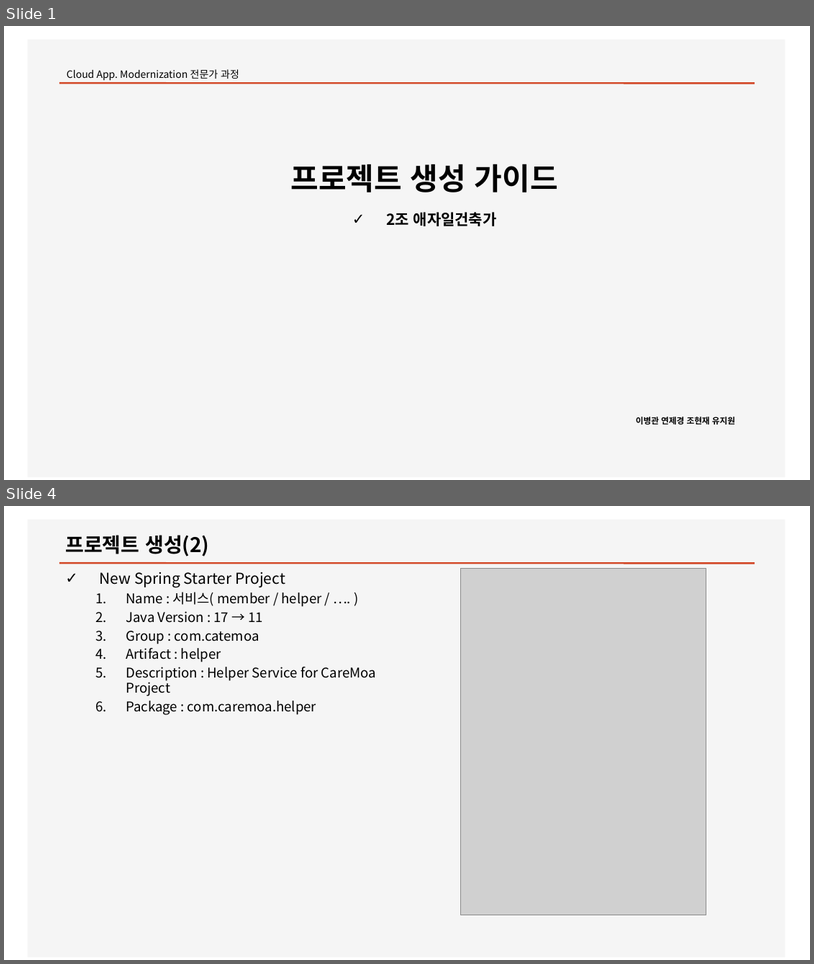
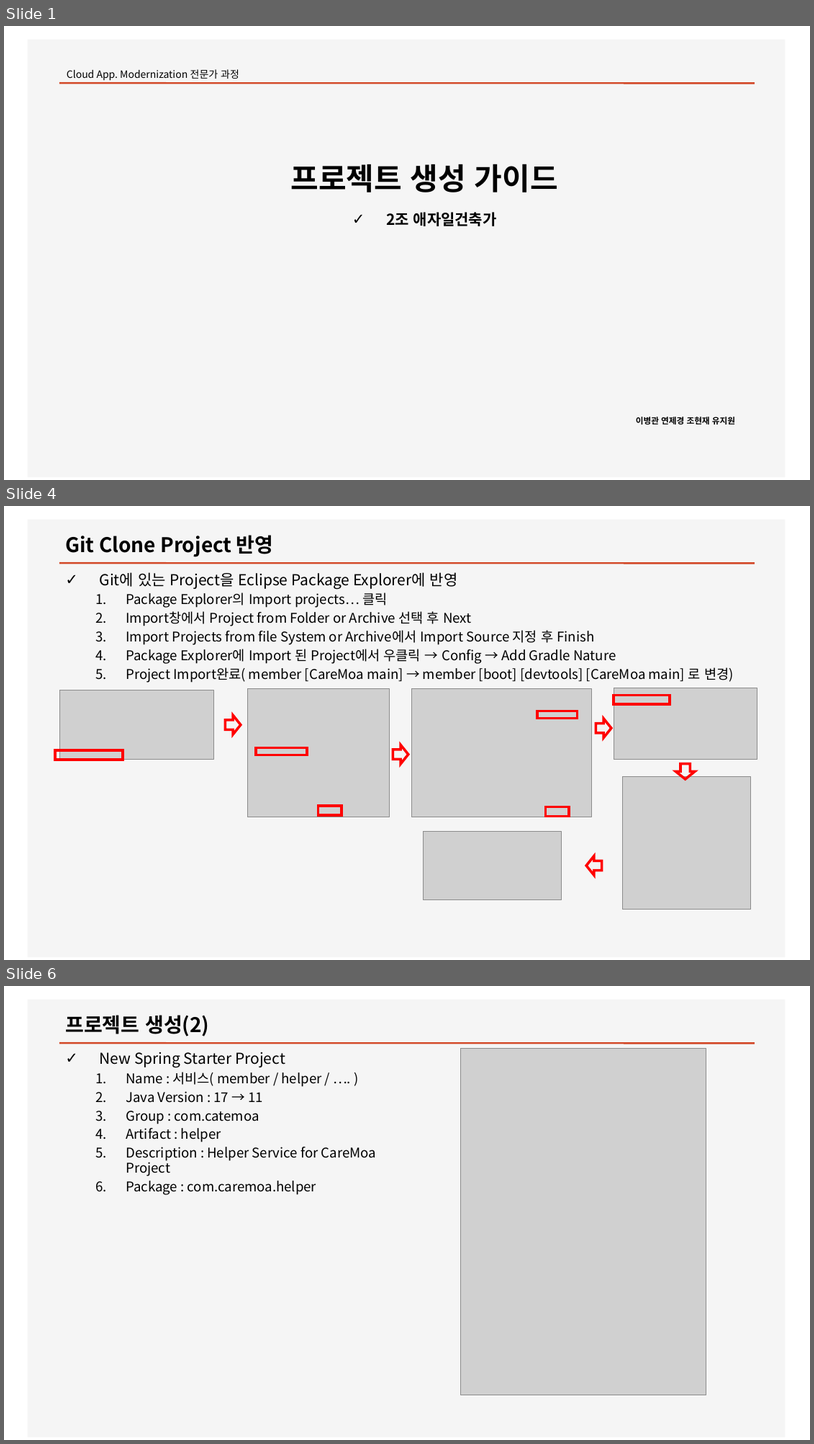
Before and after one commit to ByounggwanLee/CareMoa, a slide deck: Doc/프로젝트생성.pptx. Shown one above the other, each under a label of ours: slides 1 and 4 before the commit, slides 1, 4 and 6 after it; the slides between them are not shown. The pictures are 814x964 and 814x1444 pixels, drawn with LibreOffice and Linux fonts; fonts in the diff are those of the drawing; grey boxes stand for pictures. Boxes give left, top, right and bottom in pixels: in the first picture for what was removed or moved away, otherwise in the second. Text is boxed around its words. In the diff, an @@ line names an element or a change of style, - is before the commit and + after.

```diff
--- a/Doc/프로젝트생성.pptx
+++ b/Doc/프로젝트생성.pptx
@@ slide 4 added at (4,506,810,960), background #FFFFFF; not listed: 2 template elements that a slide beside it also shows @@
@@ title added at (65,535,274,557), 24 pt, text #000000, bold @@
+Git Clone Project 반영
@@ text added at (100,572,734,682), 16 pt, text #000000 @@
+✓ Git에 있는 Project을 Eclipse Package Explorer에 반영
+  1. Package Explorer의 Import projects… 클릭
+  2. Import창에서 Project from Folder or Archive 선택 후 Next
+  3. Import Projects from file System or Archive에서 Import Source 지정 후 Finish
+  4. Package Explorer에 Import 된 Project에서 우클릭 → Config → Add Gradle Nature
+  5. Project Import완료( member [CareMoa main] → member [boot] [devtools] [CareMoa main] 로 변경)
@@ picture added at (59,690,214,759) @@
@@ picture added at (248,689,390,817) @@
@@ picture added at (412,689,592,817) @@
@@ rectangle added at (614,695,669,705), outline #FF0000 3 pt @@
@@ picture added at (615,688,758,759) @@
@@ right arrow added at (226,716,241,735), outline #FF0000 3 pt @@
@@ rectangle added at (538,711,578,718), outline #FF0000 3 pt @@
@@ right arrow added at (597,718,612,738), outline #FF0000 3 pt @@
@@ rectangle added at (55,750,123,760), outline #FF0000 3 pt @@
@@ rectangle added at (256,747,307,754), outline #FF0000 3 pt @@
@@ right arrow added at (393,744,408,764), outline #FF0000 3 pt @@
@@ right arrow added at (676,764,695,779), outline #FF0000 3 pt @@
@@ picture added at (623,777,751,909) @@
@@ rectangle added at (319,806,342,815), outline #FF0000 3 pt @@
@@ rectangle added at (546,807,570,816), outline #FF0000 3 pt @@
@@ picture added at (423,831,562,900) @@
@@ right arrow added at (586,856,602,875), outline #FF0000 3 pt @@
@@ what was slide 4 is now slide 6 @@
```
Also in this commit, not shown: 2 slides changed, 8 other slides added, 10 other files.
